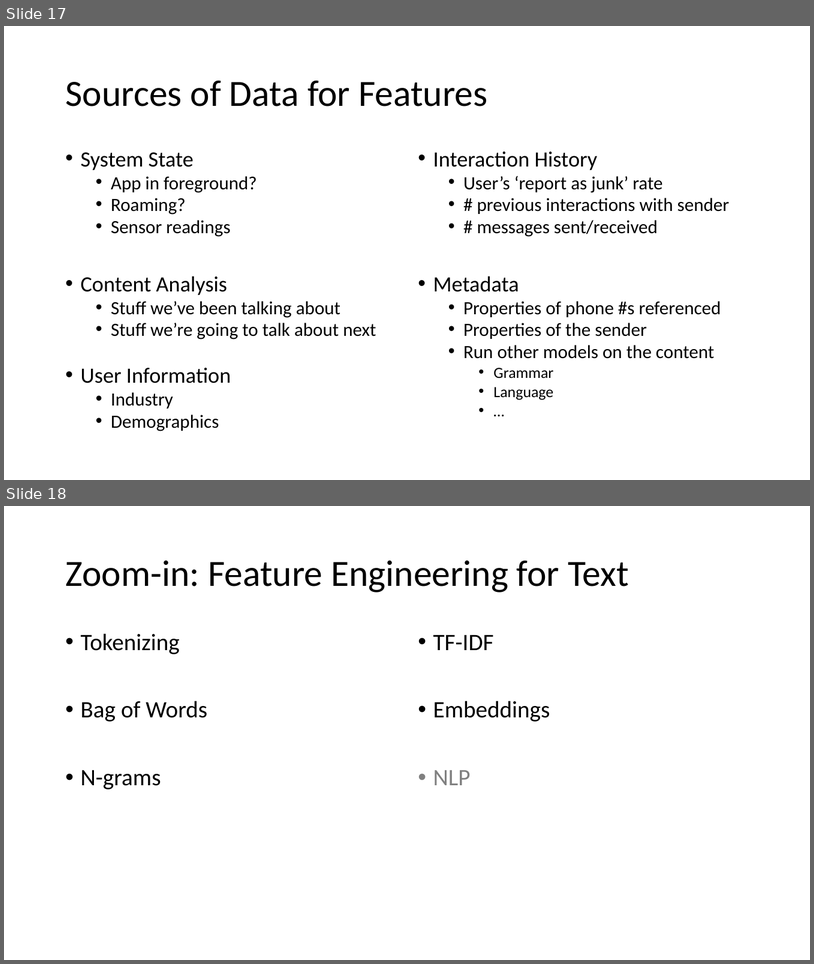
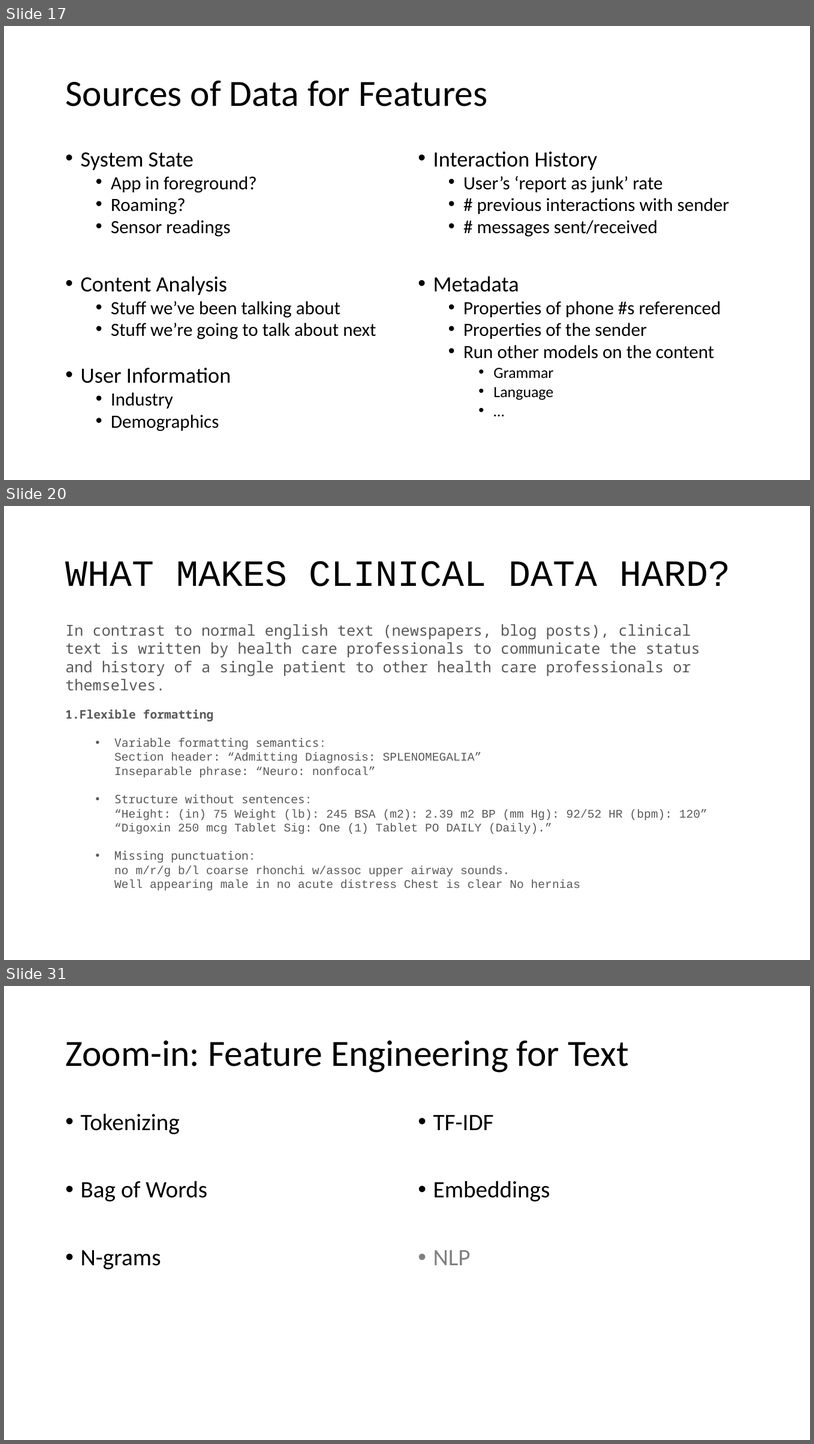
Before and after one commit to maelstromdat/MediTechBigData, a slide deck: 5. Adv. Feature Engineering.pptx. Shown one above the other, each under a label of ours: slides 17 and 18 before the commit, slides 17, 20 and 31 after it; the slides between them are not shown. The pictures are 814x964 and 814x1444 pixels, drawn with LibreOffice and Linux fonts; fonts in the diff are those of the drawing. Boxes give left, top, right and bottom in pixels: in the first picture for what was removed or moved away, otherwise in the second. Text is boxed around its words. In the diff, an @@ line names an element or a change of style, - is before the commit and + after.

```diff
--- a/5. Adv. Feature Engineering.pptx
+++ b/5. Adv. Feature Engineering.pptx
@@ slide 20 added at <box>4,506,810,960</box>, background #FFFFFF @@
@@ title added at <box>65,561,731,586</box>, 44 pt, text #000000 @@
+WHAT MAKES CLINICAL DATA HARD?
@@ text added at <box>65,624,708,890</box>, 14 pt, text #595959 @@
+In contrast to normal english text (newspapers, blog posts), clinical text is written by health care professionals to communicate the status and history of a single patient to other health care professionals or themselves.
+1. Flexible formatting
+  • Variable formatting semantics:
+    Section header: “Admitting Diagnosis: SPLENOMEGALIA”
+    Inseparable phrase: “Neuro: nonfocal”
+  • Structure without sentences:
+    “Height: (in) 75 Weight (lb): 245 BSA (m2): 2.39 m2 BP (mm Hg): 92/52 HR (bpm): 120”
+    “Digoxin 250 mcg Tablet Sig: One (1) Tablet PO DAILY (Daily).”
+  • Missing punctuation:
+    no m/r/g b/l coarse rhonchi w/assoc upper airway sounds.
+    Well appearing male in no acute distress Chest is clear No hernias
@@ what was slide 18 is now slide 31 @@
```
Also in this commit, not shown: 1 slide changed, 13 other slides added, 1 slide removed, 1 other file.
